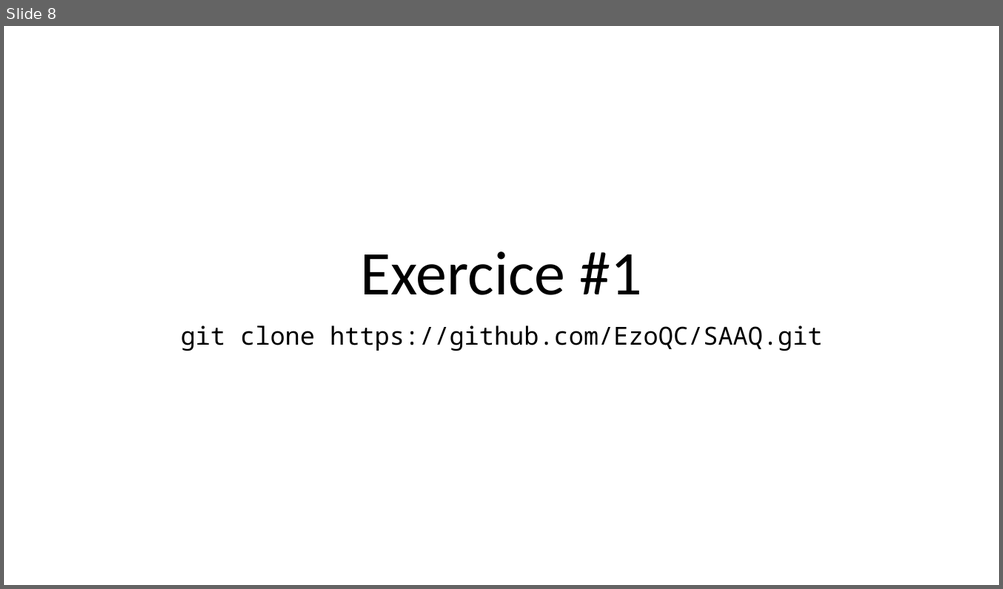
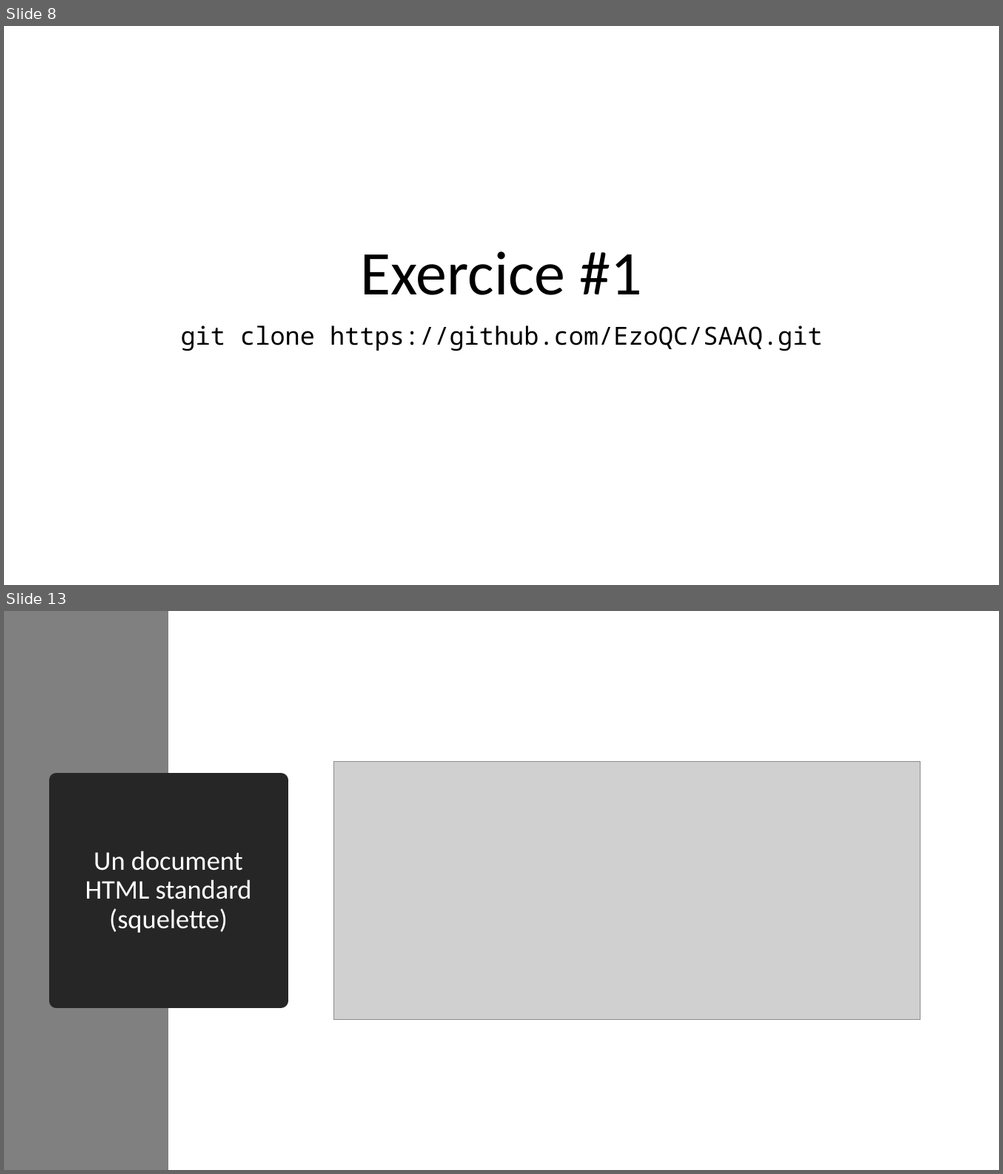
Before and after one commit to fragmatyc/SAAQ, a slide deck: HTML/1. Présentation/Cours HTML - v1.0.pptx. Shown one above the other, each under a label of ours: slide 8 before the commit, slides 8 and 13 after it; the slides between them are not shown. The pictures are 1003x589 and 1003x1174 pixels, drawn with LibreOffice and Linux fonts; fonts in the diff are those of the drawing; grey boxes stand for pictures. Boxes give left, top, right and bottom in pixels: in the first picture for what was removed or moved away, otherwise in the second. Text is boxed around its words. In the diff, an @@ line names an element or a change of style, - is before the commit and + after.

```diff
--- a/HTML/1. Présentation/Cours HTML - v1.0.pptx
+++ b/HTML/1. Présentation/Cours HTML - v1.0.pptx
@@ slide 13 added at (4,611,999,1170), background #FFFFFF @@
@@ rectangle added at (4,611,168,1170), fill #808080 @@
@@ picture added at (334,762,920,1020) @@
@@ title added at (57,780,281,1001), fill #262626, outline #262626 13.75 pt, 26 pt, text #FFFFFF @@
+Un document HTML standard (squelette)
```
Also in this commit, not shown: 5 slides changed, 5 other slides added, 1 slide removed, 6 other files.
